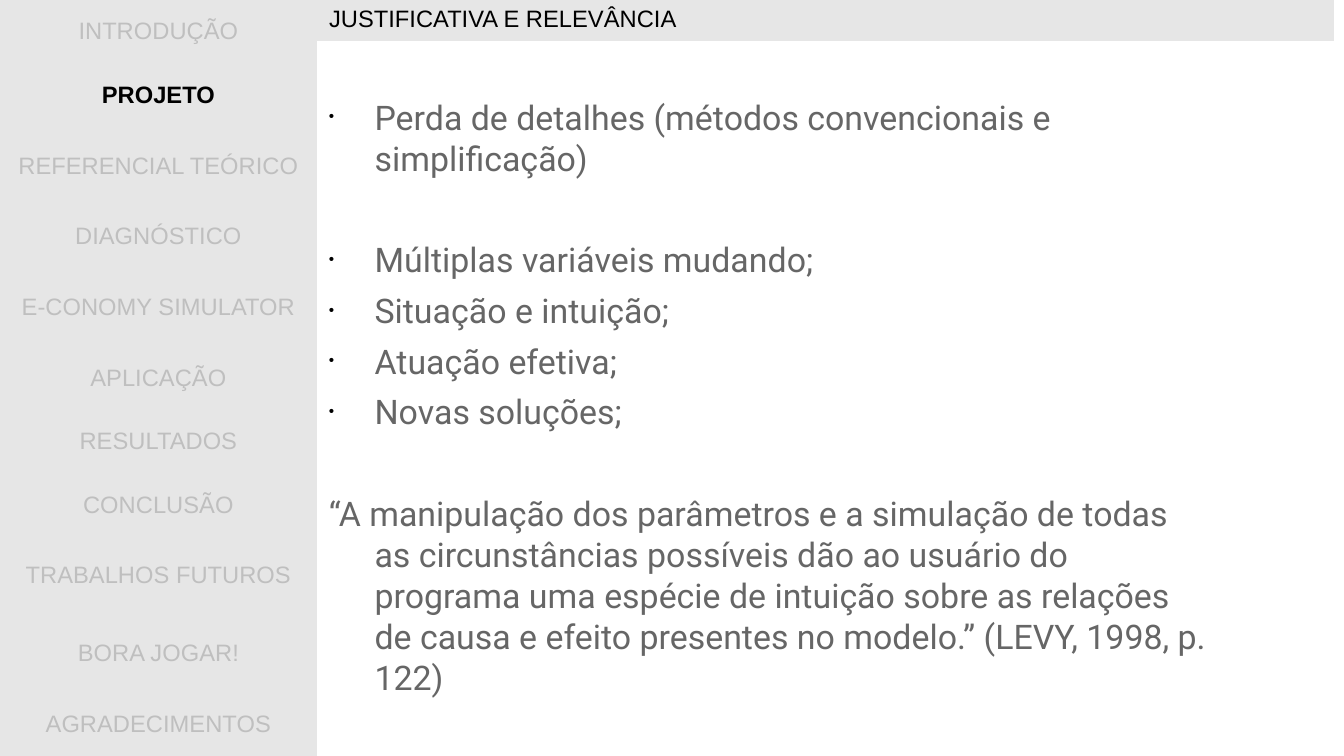
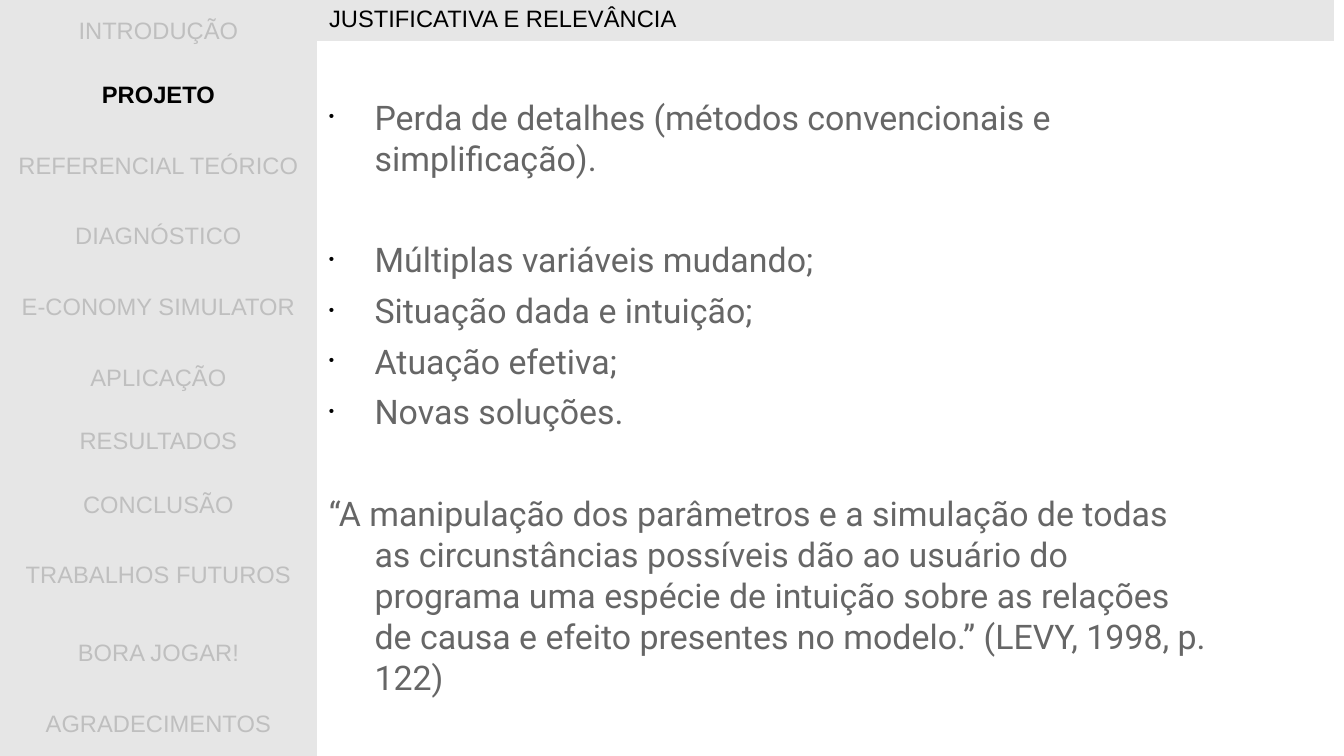
Before and after one commit to gwathsule/e-conomy-simulator, a slide deck: slide 6 of documentacao/apresentacao_tcc.ppt. Drawn at 1344x756 pixels with LibreOffice and Linux fonts; fonts in the diff are those of the drawing; background and template pictures are left out. Boxes give left, top, right and bottom in pixels: in the first picture for what was removed or moved away, otherwise in the second. Text is boxed around its words. In the diff, an @@ line names an element or a change of style, - is before the commit and + after.

```diff
--- a/documentacao/apresentacao_tcc.ppt
+++ b/documentacao/apresentacao_tcc.ppt
@@ text at (x1=375, y1=103, x2=1051, y2=179): text changed @@
-• Perda de detalhes (métodos convencionais e simplificação)
+• Perda de detalhes (métodos convencionais e simplificação).
@@ text at (x1=375, y1=297, x2=753, y2=331): text changed @@
-• Situação e intuição;
+• Situação dada e intuição;
@@ text at (x1=375, y1=398, x2=623, y2=432): text changed @@
-• Novas soluções;
+• Novas soluções.
```
Also in this commit, not shown: 3 other slides changed.
